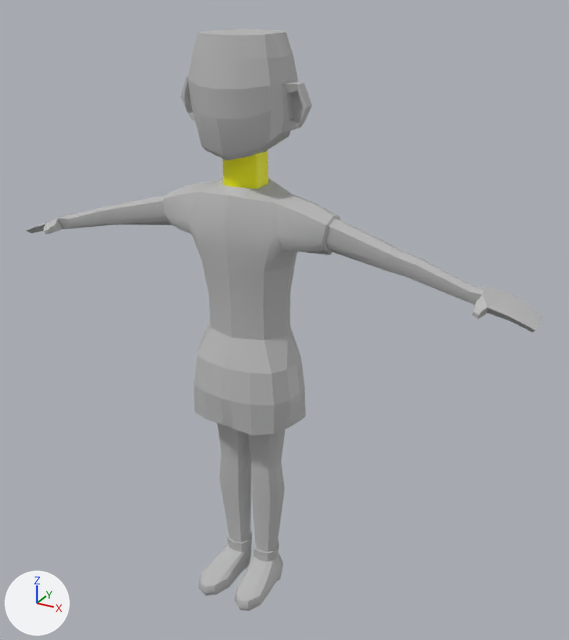
What one commit did to the FBX model Assets/Models/Characters/GirlPlayingAnimation/testtryGirl.fbx.
One viewpoint serves both versions: a 50 mm lens placed at (0.34, -0.531, 0.195), pointed at (0.028, 0.036, -0.088). The axes (+X, +Y, +Z) are drawn at lower left. The lights are the same throughout. Where no turn or scale is listed for an object, it has been applied to the vertices.

The first picture shows 'FemaleBody'.
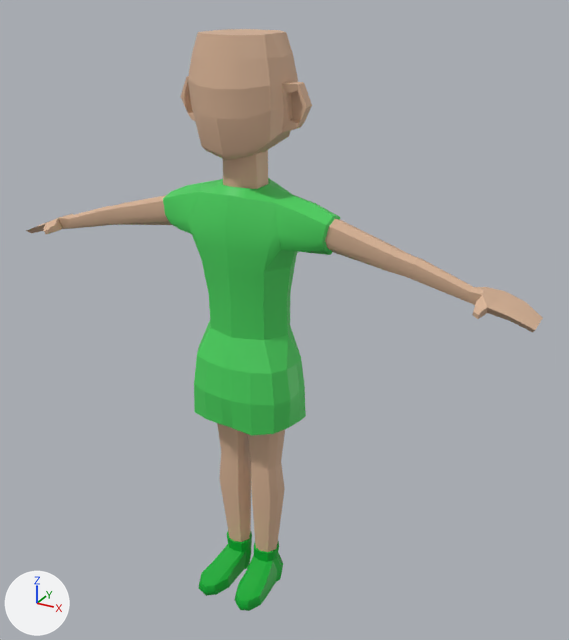
Boxes [x1, y1, x2, y2] around the edits, measured in the pictures (569 x 640 px):
part 1 of me_mesh, recoloured (grey to beige)
    both: [181, 29, 312, 160]
part 2 of me_mesh, recoloured (grey to beige)
    both: [217, 423, 285, 499]
part 3 of me_mesh, recoloured (grey to beige)
    both: [26, 195, 172, 234]
part 4 of me_mesh, recoloured (grey to beige)
    both: [325, 219, 543, 332]
part 5 of me_mesh, recoloured (grey to beige)
    both: [220, 480, 285, 552]
part 6 of me_mesh, recoloured (grey to green)
    both: [163, 178, 340, 435]
part 7 of me_mesh, recoloured (grey to green)
    both: [198, 532, 283, 611]
part 8 of me_mesh, recoloured
    both: [223, 150, 268, 189]

The change in detail:
Material 'lambert11' (mat_lambert11) is new.
Its base color is (0.0677, 0.657, 0.113) (green #4ad45e).
Material 'lambert10' (mat_lambert10) is new.
Its base color is (0.702, 0.458, 0.306) (beige #dab496).
Material 'lambert13' (mat_lambert13) is new.
Its base color is (0.0, 0.432, 0.0332) (green #00b033).
me_mesh has 959 vertices, 957 faces and spans x -0.249..0.249, y -0.041..0.064, z -0.367..0.154.
me_mesh is used by ob_femalebody; location (0.0, 0.0, 0.0).
me_mesh part 1: 162 of the faces centred in x -0.055..0.055, y -0.017..0.051, z 0.062..0.154 switch from mat_lambert8 (grey #bcbcbc) to mat_lambert10 (beige #dab496).
me_mesh part 2: 142 of the faces centred in x -0.04..0.04, y -0.004..0.045, z -0.247..-0.113 switch from mat_lambert8 (grey #bcbcbc) to mat_lambert10 (beige #dab496).
me_mesh part 3: 88 of the faces centred in x -0.248..-0.103, y -0.006..0.035, z -0.041..0.008 switch from mat_lambert8 (grey #bcbcbc) to mat_lambert10 (beige #dab496).
me_mesh part 4: 88 of the faces centred in x 0.105..0.248, y -0.006..0.036, z -0.041..0.008 switch from mat_lambert8 (grey #bcbcbc) to mat_lambert10 (beige #dab496).
me_mesh part 5: 24 of the faces centred in x -0.031..0.031, y 0.008..0.031, z -0.297 switch from mat_lambert8 (grey #bcbcbc) to mat_lambert10 (beige #dab496).
me_mesh part 6: 269 of the faces centred in x -0.077..0.082, y -0.02..0.064, z -0.179..0.037 switch from mat_lambert8 (grey #bcbcbc) to mat_lambert11 (green #4ad45e).
me_mesh part 7: all 160 faces centred in x -0.034..0.034, y -0.038..0.031, z -0.367..-0.332 switch from mat_lambert8 (grey #bcbcbc) to mat_lambert13 (green #00b033).
me_mesh part 8: all 24 faces that had it switch from mat_lambert9 (yellow #ffff00) to mat_lambert10 (beige #dab496).
